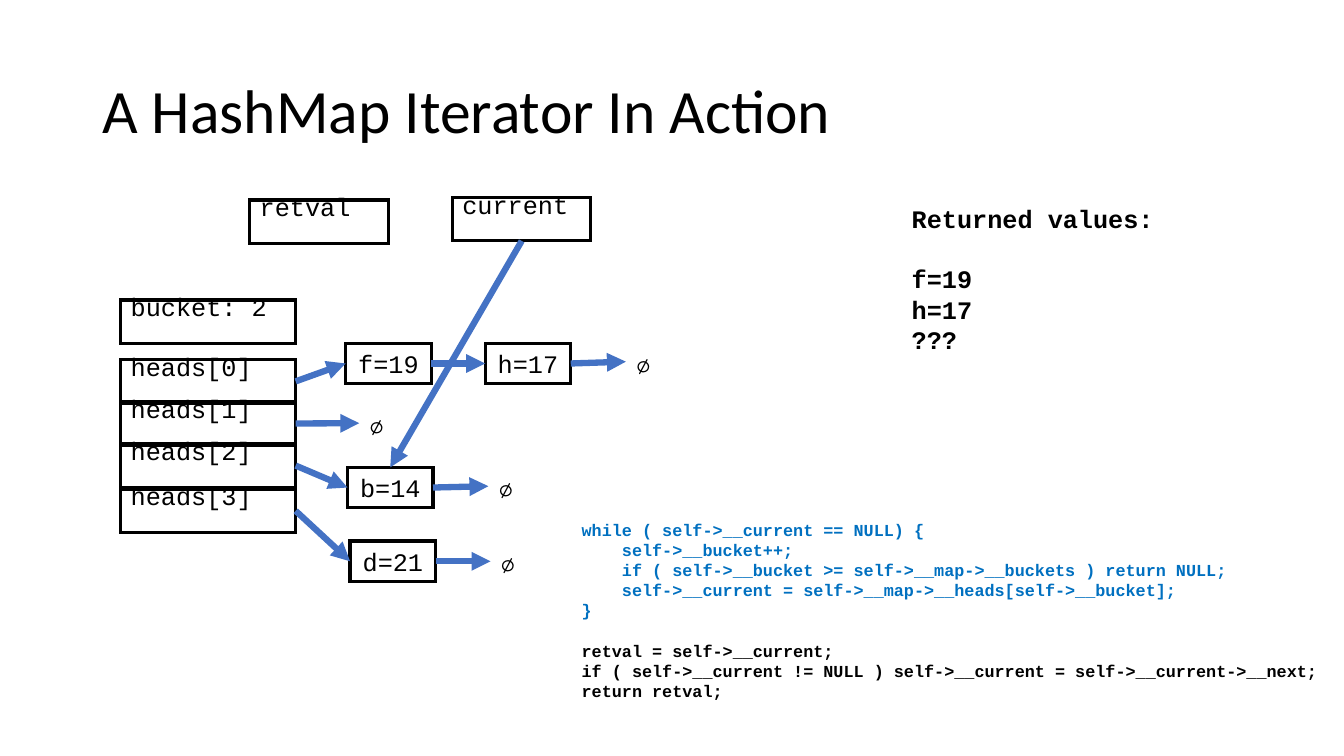
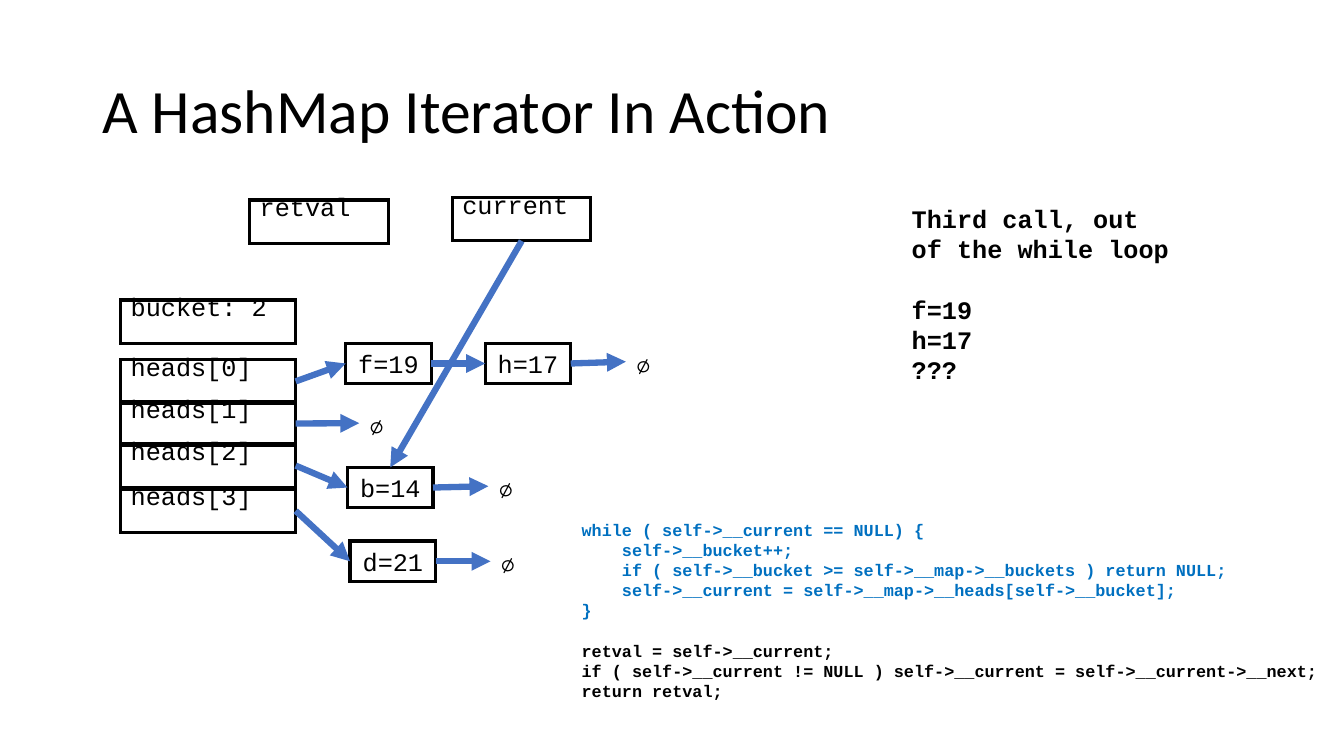
Before and after one commit to csev/cc4e, a slide deck: slide 29 of lectures/CC-05-Trees-Hash.pptx (slide 27 before the commit). Drawn at 1344x756 pixels with LibreOffice and Linux fonts; fonts in the diff are those of the drawing. Boxes give left, top, right and bottom in pixels: in the first picture for what was removed or moved away, otherwise in the second. Text is boxed around its words. In the diff, an @@ line names an element or a change of style, - is before the commit and + after.

```diff
--- a/lectures/CC-05-Trees-Hash.pptx
+++ b/lectures/CC-05-Trees-Hash.pptx
@@ text at (912,209,1168,264): text changed @@
-Returned values:
+Third call, out
+of the while loop
```
Also in this commit, not shown: 18 other slides changed, 3 slides added, 1 slide removed, 1 other file.
